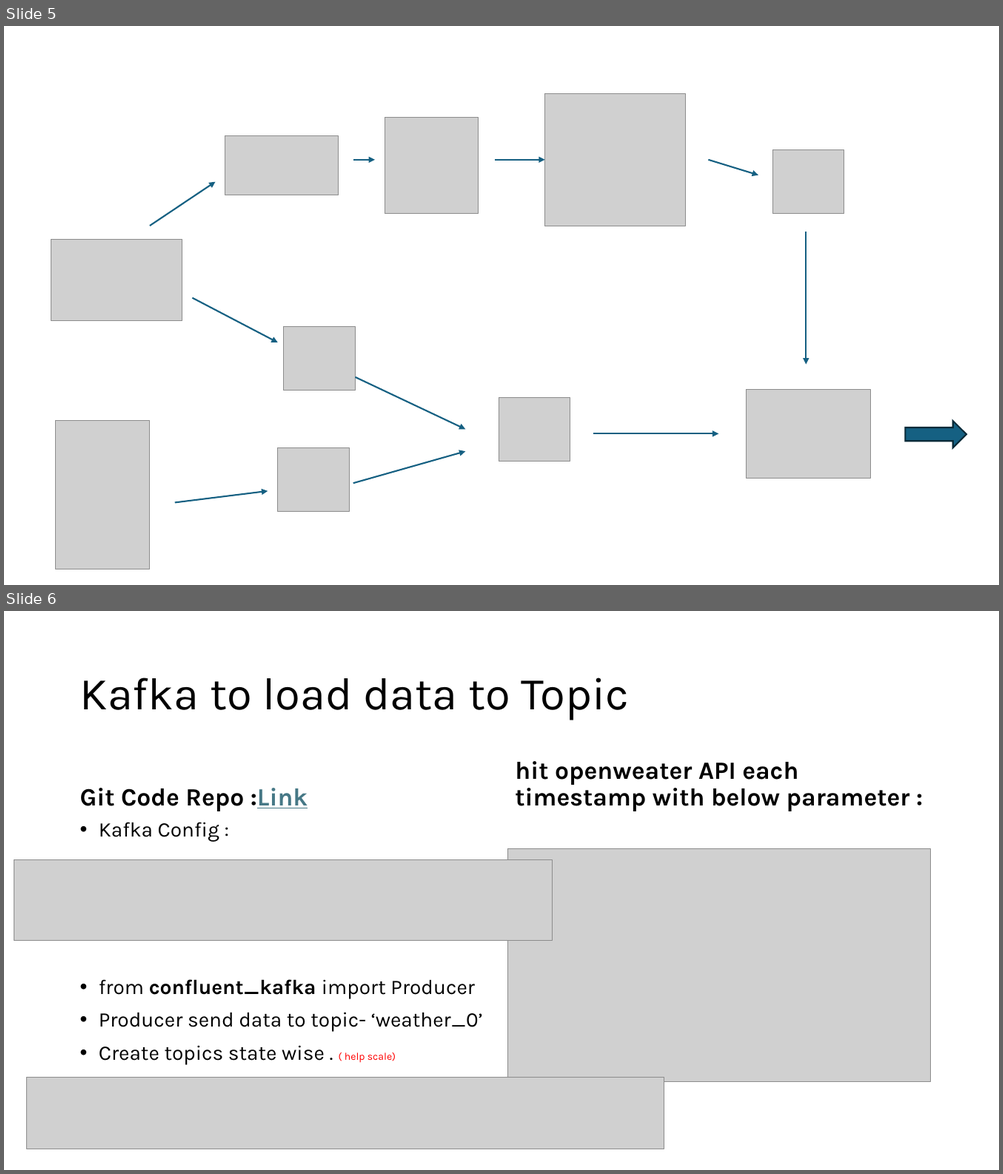
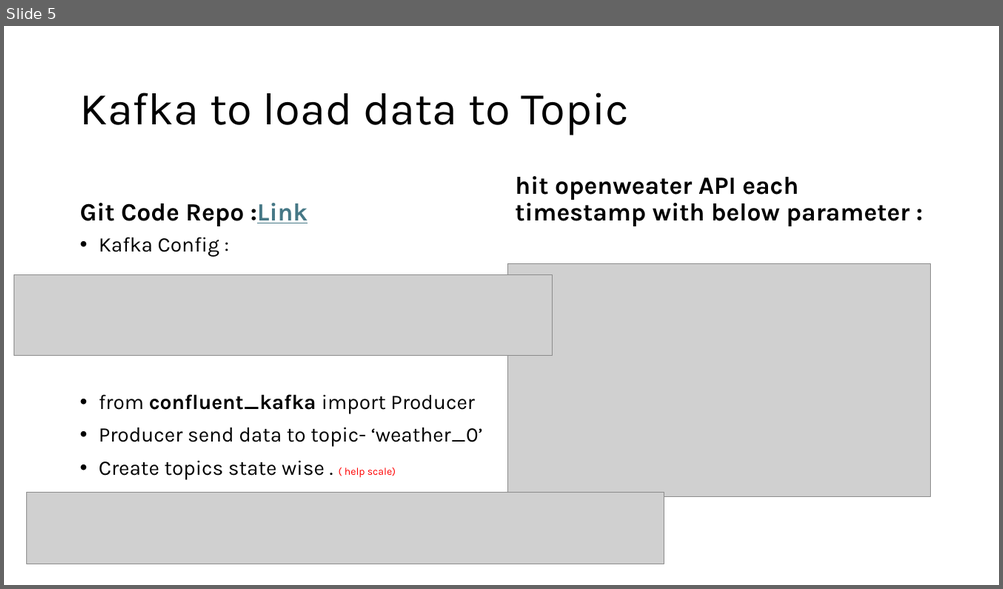
Before and after one commit to cksinghnet/Weather-Based-Grid-Optimization, a slide deck: DataEnggFinalProjectPPT.pptx. Shown one above the other, each under a label of ours: slides 5 and 6 before the commit, slide 5 after it. The pictures are 1003x1174 and 1003x589 pixels, drawn with LibreOffice and Linux fonts; fonts in the diff are those of the drawing; grey boxes stand for pictures. Boxes give left, top, right and bottom in pixels: in the first picture for what was removed or moved away, otherwise in the second. Text is boxed around its words. In the diff, an @@ line names an element or a change of style, - is before the commit and + after.

```diff
--- a/DataEnggFinalProjectPPT.pptx
+++ b/DataEnggFinalProjectPPT.pptx
@@ slide 5 removed at (4, 26, 999, 585), background #FFFFFF @@
@@ picture removed at (545, 94, 686, 226) @@
@@ picture removed at (225, 136, 338, 195) @@
@@ picture removed at (384, 118, 478, 214) @@
@@ picture removed at (772, 150, 844, 213) @@
@@ arrow removed from (353, 159) to (375, 159) @@
@@ arrow removed from (495, 159) to (545, 159) @@
@@ arrow removed from (708, 159) to (758, 175) @@
@@ arrow removed from (150, 226) to (215, 182) @@
@@ picture removed at (51, 239, 182, 321) @@
@@ arrow removed from (806, 232) to (806, 365) @@
@@ arrow removed from (192, 298) to (278, 343) @@
@@ picture removed at (284, 326, 356, 390) @@
@@ arrow removed from (356, 378) to (465, 429) @@
@@ picture removed at (498, 397, 570, 461) @@
@@ picture removed at (745, 390, 871, 479) @@
@@ picture removed at (56, 421, 150, 570) @@
@@ right arrow removed at (905, 421, 967, 449) @@
@@ arrow removed from (594, 434) to (719, 434) @@
@@ picture removed at (278, 449, 350, 511) @@
@@ arrow removed from (353, 483) to (465, 452) @@
@@ arrow removed from (175, 503) to (267, 491) @@
@@ what was slide 6 is now slide 5 @@
```
Also in this commit, not shown: 3 slides changed, 2 slides added, 2 other slides removed.
